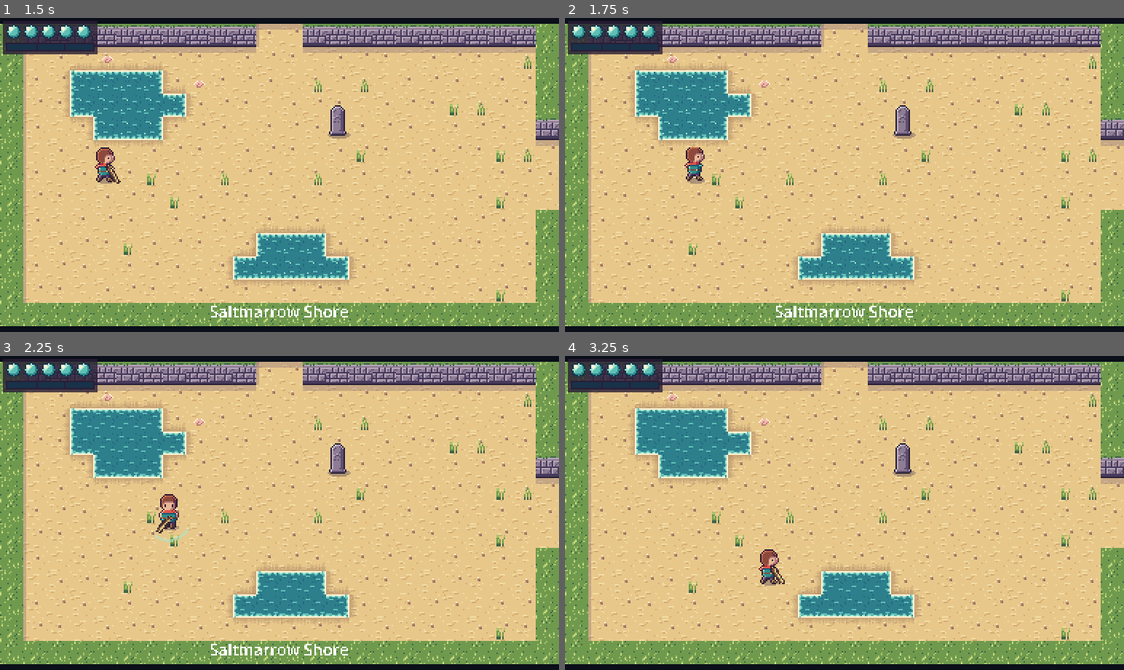
Above: before the commit, frames 1-4 (two rows, left to right).
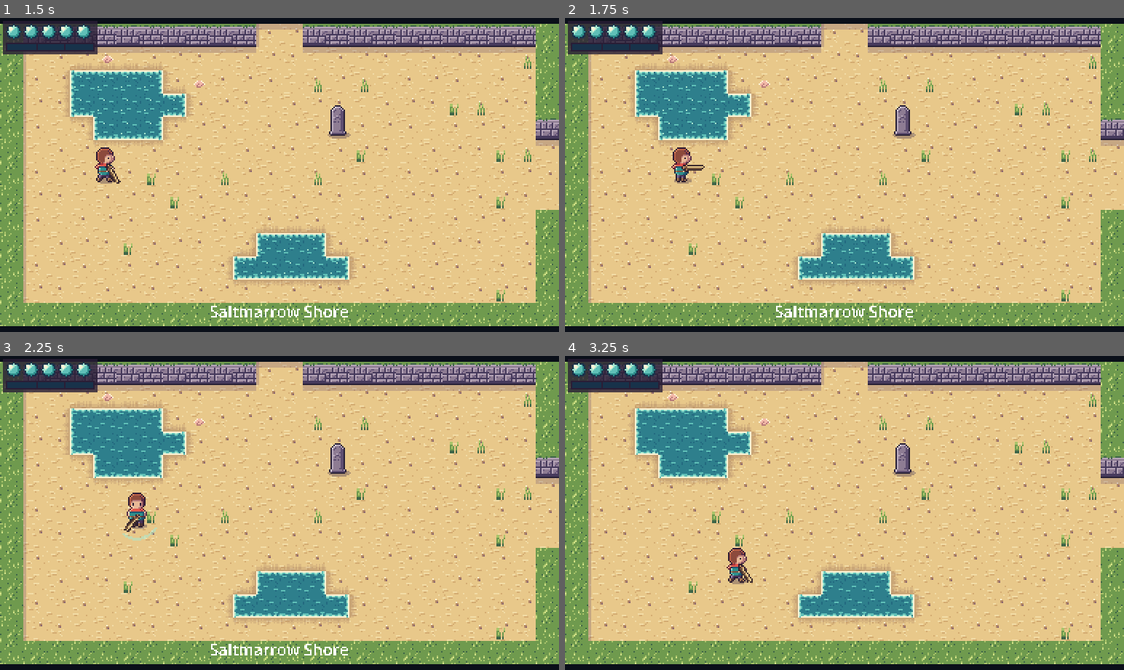
Above: after the commit, the same moments.

Repository: ashciraulo/Leviathan
Game: Godot game, scene res://scenes/title.tscn
Same seed, same stepped clock (60 frames per second), same inputs: the game is played once before the commit and once after it.
Inputs:
- Up to frame 1 (1.5 s): click "New game" at 0.5 s; tap Enter at 1.25 s; hold D (move_right) from 1.28 s (still down); hold J (attack) from 1.28 s (still down)
- Up to frame 2 (1.75 s): keep holding D (move_right); keep holding J (attack)
- Up to frame 3 (2.25 s): release D (move_right) at 2.03 s; release J (attack) at 2.03 s; hold S (move_down) from 2.03 s (still down); tap J (attack) at 2.1 s
- Up to frame 4 (3.25 s): release S (move_down) at 2.78 s; hold D (move_right) from 2.78 s (still down); hold H (hum) from 2.78 s (still down); tap J (attack) at 3.05 s

Frame 1 is identical in both runs. In frame 2, 0.5% of the frame differs, in the area x 19-25%, y 41-53%; in frame 3, 0.8%, in the area x 21-34%, y 43-60%; in frame 4, 0.7%.

Commit message:
Charged spin attack
Keep holding Sword after a slash to charge (Wren walks at half speed
with the blade held out, and a glint runs along it when ready). Release
to spin: a full circle that hits everything around Wren for 2 damage.
Smoke test covers charging and the spin.

Co-Authored-By: Claude Opus 5.5 <noreply@anthropic.com>
Claude-Session: https://claude.ai/code/session_01UYEn5UPccDyrfNhgn9YYhF

Diff:
--- a/scripts/player/player.gd
+++ b/scripts/player/player.gd
@@ -5,7 +5,7 @@
 ##
 ## The origin is at Wren's feet so y-sorting lines up with other objects.
 
-enum State { MOVE, ATTACK, HURT, HUM, DEAD }
+enum State { MOVE, ATTACK, CHARGE, SPIN, HURT, HUM, DEAD }
 
 const SPEED := 90.0
 const ATTACK_TIME := 0.24
@@ -13,6 +13,12 @@
 const SWORD_ACTIVE_FROM := 0.03
 const SWORD_ACTIVE_TO := 0.15
 const SWORD_DAMAGE := 1
+## Keep holding Sword after a slash to charge; release when charged to spin.
+const CHARGE_TIME := 0.8
+const CHARGE_SPEED_SCALE := 0.5
+const SPIN_TIME := 0.35
+const SPIN_RADIUS := 22.0
+const SPIN_DAMAGE := 2
 ## Wren is pushed back a little on every connect, more when a shell blocks.
 const RECOIL_SPEED := 60.0
 const BLOCKED_RECOIL_SPEED := 150.0
@@ -91,6 +97,10 @@
 			_move_state()
 		State.ATTACK:
 			_attack_state(delta)
+		State.CHARGE:
+			_charge_state()
+		State.SPIN:
+			_spin_state(delta)
 		State.HURT:
 			_hurt_state(delta)
 		State.HUM:
@@ -128,6 +138,7 @@
 	if _invuln > 0.0 or state == State.DEAD:
 		return
 	GameState.damage(amount)
+	_place_sword()
 	var away := global_position - from_position
 	_knockback = (away.normalized() if away.length() > 0.1 else -facing) * HURT_KNOCKBACK
 	_invuln = INVULN_TIME
@@ -166,6 +177,49 @@
 			_hit_ids[enemy.get_instance_id()] = true
 			_on_sword_contact(enemy.take_hit(SWORD_DAMAGE, facing))
 	if _state_time >= ATTACK_TIME:
+		_enter(State.CHARGE if Input.is_action_pressed("attack") else State.MOVE)
+
+
+func is_charged() -> bool:
+	return state == State.CHARGE and _state_time >= CHARGE_TIME
+
+
+## Wren walks slowly with the sword held out, facing locked.
+func _charge_state() -> void:
+	velocity = _input_direction() * SPEED * CHARGE_SPEED_SCALE
+	if Input.is_action_pressed("attack"):
+		return
+	if is_charged():
+		_start_spin()
+	else:
+		_enter(State.MOVE)
+
+
+func _start_spin() -> void:
+	_enter(State.SPIN)
+	_hit_ids.clear()
+	_sword_shape.position = Vector2(0, -8)
+	var circle := CircleShape2D.new()
+	circle.radius = SPIN_RADIUS
+	_sword_shape.shape = circle
+	Feel.shake(1.0)
+
+
+func _spin_state(delta: float) -> void:
+	velocity = _knockback
+	_knockback = _knockback.move_toward(Vector2.ZERO, KNOCKBACK_DECAY * delta)
+	for area in _sword.get_overlapping_areas():
+		var enemy := area.get_parent() as Enemy
+		if enemy == null or _hit_ids.has(enemy.get_instance_id()):
+			continue
+		_hit_ids[enemy.get_instance_id()] = true
+		var away := (enemy.global_position - global_position).normalized()
+		if enemy.take_hit(SPIN_DAMAGE, away) == Enemy.HitResult.HIT:
+			GameState.add_resonance(GameState.RESONANCE_PER_HIT)
+			Feel.hitstop(2)
+			Feel.shake(2.0)
+	if _state_time >= SPIN_TIME:
+		_place_sword()
 		_enter(State.MOVE)
 
 
@@ -250,8 +304,10 @@
 
 func _place_sword() -> void:
 	var rect := sword_rect()
+	var shape := RectangleShape2D.new()
+	shape.size = rect.size
+	_sword_shape.shape = shape
 	_sword_shape.position = rect.get_center()
-	(_sword_shape.shape as RectangleShape2D).size = rect.size
 
 
 func _update_sprite(delta: float) -> void:
@@ -269,7 +325,16 @@
 				column = FRAME_WALK[int(_anim_time / WALK_FRAME_TIME) % FRAME_WALK.size()]
 			else:
 				_anim_time = 0.0
-		State.ATTACK:
+		State.ATTACK, State.CHARGE:
+			column = FRAME_ATTACK
+			if state == State.CHARGE and velocity.length() > 1.0:
+				_anim_time += delta
+				column = FRAME_WALK[int(_anim_time / (WALK_FRAME_TIME * 2.0)) % FRAME_WALK.size()]
+		State.SPIN:
+			# Turn through down, side, up, side as the blade goes round.
+			var quarter := int(_state_time / SPIN_TIME * 4.0) % 4
+			row = [0, 2, 1, 2][quarter]
+			_body.flip_h = quarter == 3
 			column = FRAME_ATTACK
 		State.HUM:
 			column = FRAME_HUM
@@ -280,7 +345,7 @@
 	# Blink while invulnerable.
 	_body.visible = not (_invuln > 0.0 and state != State.DEAD and int(_invuln * 20.0) % 2 == 1)
 	Art.set_flash(_body, 1.0 if _flash > 0.0 else 0.0)
-	_front.z_index = -1 if (state == State.ATTACK and facing.y < 0.0) else 0
+	_front.z_index = -1 if (state in [State.ATTACK, State.CHARGE] and facing.y < 0.0) else 0
 	_front.queue_redraw()
 
 
@@ -289,6 +354,37 @@
 		_draw_hum_rings()
 	if state == State.ATTACK:
 		_draw_sword()
+	elif state == State.CHARGE:
+		_draw_held_sword()
+	elif state == State.SPIN:
+		_draw_spin()
+
+
+func _draw_blade(pivot: Vector2, angle: float) -> void:
+	_front.draw_set_transform(pivot, angle, Vector2.ONE)
+	_front.draw_texture(Art.SWORD, Vector2(-3, -3))
+	_front.draw_set_transform(Vector2.ZERO, 0.0, Vector2.ONE)
+
+
+func _draw_held_sword() -> void:
+	var pivot := Vector2(0, -9) + facing * 3.0
+	_draw_blade(pivot, facing.angle())
+	if is_charged():
+		# A glint runs along the blade once the spin is ready.
+		var glint_at := pivot + facing * (4.0 + fmod(_state_time * 40.0, 10.0))
+		_front.draw_rect(Rect2(glint_at - Vector2(1, 1), Vector2(2, 2)), Palette.FLASH)
+		_front.draw_rect(Rect2(glint_at - Vector2(0, 3), Vector2(1, 7)), Palette.HUM)
+		_front.draw_rect(Rect2(glint_at - Vector2(3, 0), Vector2(7, 1)), Palette.HUM)
+
+
+func _draw_spin() -> void:
+	var t := clampf(_state_time / SPIN_TIME, 0.0, 1.0)
+	var start := facing.angle()
+	var angle := start + t * TAU
+	var trail := Palette.HUM
+	trail.a = 0.6
+	_front.draw_arc(Vector2(0, -8), 17.0, angle - 2.2, angle, 16, trail, 3.0)
+	_draw_blade(Vector2(0, -9), angle)
 
 
 ## The driftwood sword sweeps through a short arc during the swing.
@@ -304,9 +400,7 @@
 		var trail := Palette.HUM
 		trail.a = 0.55
 		_front.draw_arc(pivot, 15.0, minf(start, angle), maxf(start, angle), 10, trail, 2.0)
-	_front.draw_set_transform(pivot, angle, Vector2.ONE)
-	_front.draw_texture(Art.SWORD, Vector2(-3, -3))
-	_front.draw_set_transform(Vector2.ZERO, 0.0, Vector2.ONE)
+	_draw_blade(pivot, angle)
 
 
 func _draw_hum_rings() -> void:
--- a/tests/smoke_test.gd
+++ b/tests/smoke_test.gd
@@ -214,6 +214,25 @@
 	shell.queue_free()
 	await _wait(0.1)
 
+	# Hold Sword to charge, release to spin: hits all around for 2.
+	var ring_crab := Scuttler.new()
+	ring_crab.ai_enabled = false
+	ring_crab.max_hp = 3
+	ring_crab.position = Vector2(100, row_y)
+	room.add_child(ring_crab)
+	player.global_position = room.global_position + Vector2(100, row_y + 22)
+	player.facing = Vector2.RIGHT
+	await _wait(0.1)
+	Input.action_press("attack")
+	await _wait(Player.ATTACK_TIME + Player.CHARGE_TIME + 0.2)
+	_check(player.is_charged(), "holding Sword charges a spin")
+	Input.action_release("attack")
+	await _wait(Player.SPIN_TIME + 0.2)
+	_check(ring_crab.hp == ring_crab.max_hp - Player.SPIN_DAMAGE, "spin attack hits an enemy behind Wren (hp %d)" % ring_crab.hp)
+	_check(player.state == Player.State.MOVE, "spin ends back in normal movement")
+	ring_crab.queue_free()
+	await _wait(0.1)
+
 	# Hum heals one bubble for a third of the meter.
 	GameState.bubbles = 2
 	GameState.resonance = GameState.resonance_max
